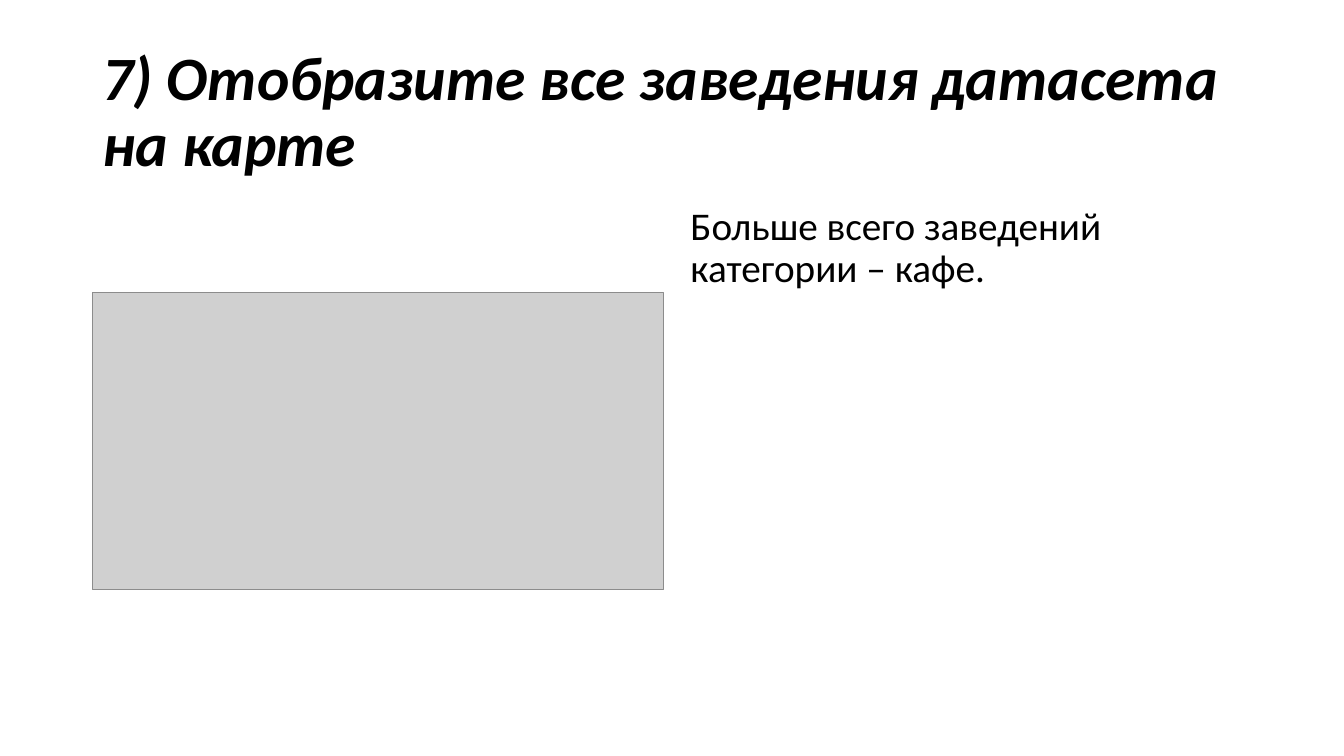
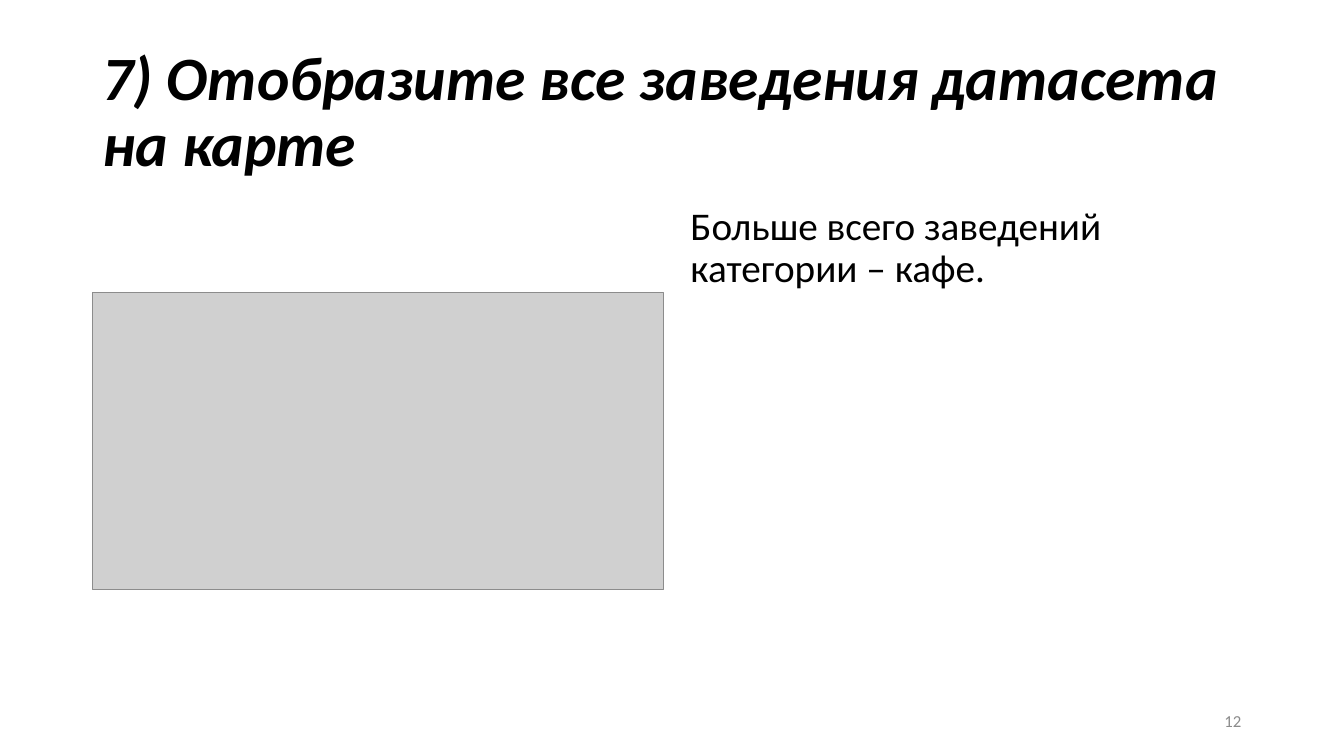
Before and after one commit to Isupik/practicum_yandex, a slide deck: slide 12 of Проектная работа.pptx (slide 11 before the commit). Drawn at 1344x756 pixels with LibreOffice and Linux fonts; fonts in the diff are those of the drawing; grey boxes stand for pictures. Boxes give left, top, right and bottom in pixels: in the first picture for what was removed or moved away, otherwise in the second. Text is boxed around its words. In the diff, an @@ line names an element or a change of style, - is before the commit and + after.

```diff
--- a/Проектная работа.pptx
+++ b/Проектная работа.pptx
@@ page number added at (1224, 716, 1241, 727), 12 pt, text #8C8C8C @@
+12
```
Also in this commit, not shown: 13 other slides changed, 1 slide added.
